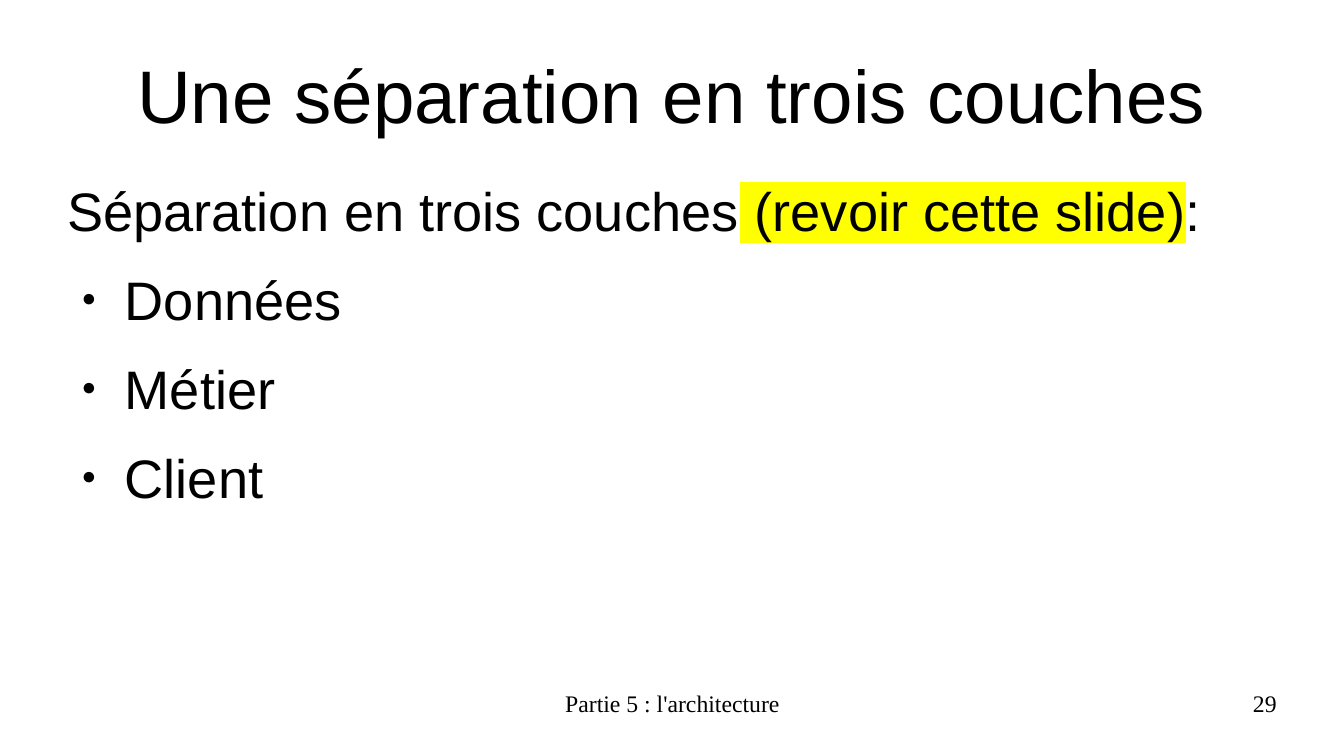
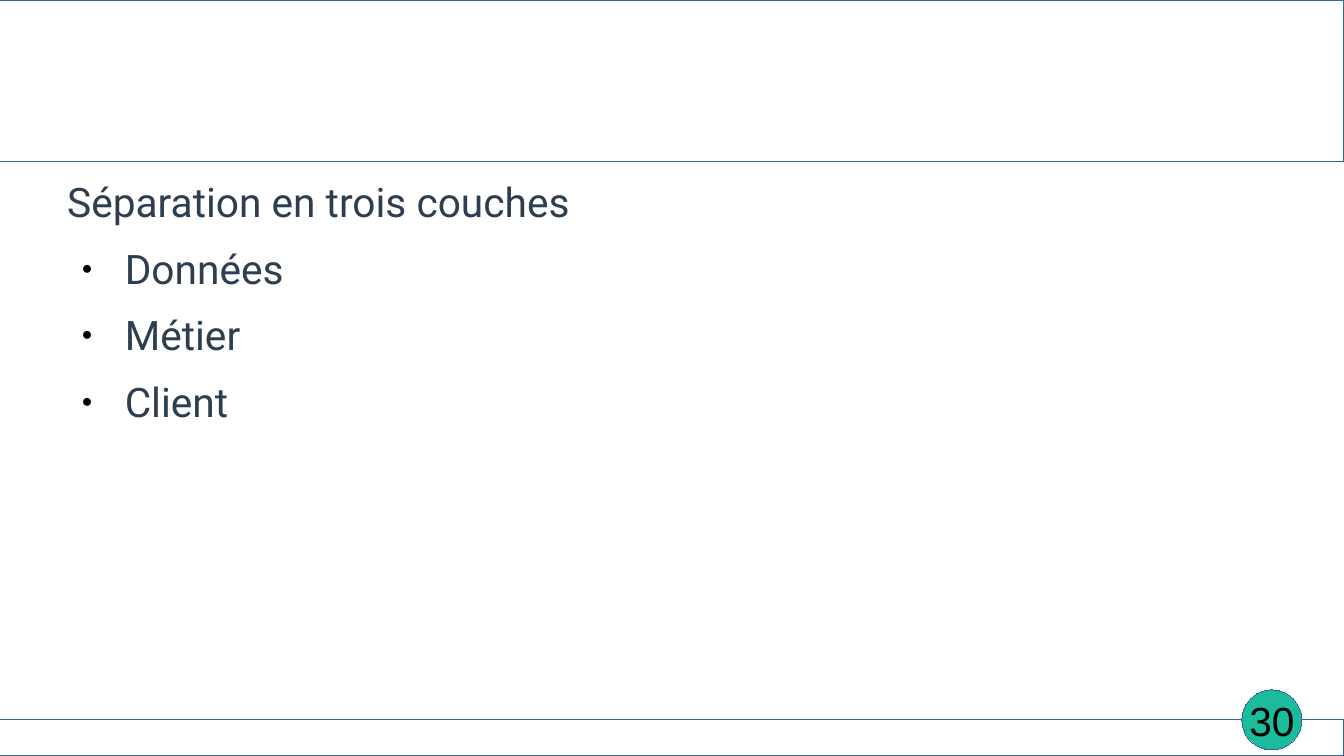
Before and after one commit to EmmaBroudic/Projet-Nooky, a slide deck: slide 30 of doc/Nooky4.odp (slide 29 before the commit). Drawn at 1344x756 pixels with LibreOffice and Linux fonts; fonts in the diff are those of the drawing. Boxes give left, top, right and bottom in pixels: in the first picture for what was removed or moved away, otherwise in the second. Text is boxed around its words. In the diff, an @@ line names an element or a change of style, - is before the commit and + after.

```diff
--- a/doc/Nooky4.odp
+++ b/doc/Nooky4.odp
@@ rectangle added at <box>0,0,1344,162</box>, outline #3465A4 0 pt @@
@@ title removed at <box>137,68,1205,137</box> @@
-Une séparation en trois couches
@@ text at <box>67,186,570,226</box>: text changed; size 32 to 24 pt; font Arial to Roboto; text colour #000000 to #2C3E50 @@
-Séparation en trois couches (revoir cette slide):
+Séparation en trois couches
@@ text at <box>125,253,284,418</box>: size 32 to 24 pt, font Arial to Roboto, text colour #000000 to #2C3E50 in "Données", "Métier", "Client"; less space between paragraphs @@
@@ ellipse added at <box>1243,690,1303,750</box>, fill #1ABC9C, outline #3465A4 0 pt @@
@@ page number added at <box>1249,707,1294,743</box>, 24 pt, text #000000 @@
+30
@@ page number removed at <box>1253,696,1277,713</box> @@
-29
@@ rectangle added at <box>0,721,1344,756</box>, outline #3465A4 0 pt @@
@@ text "Partie 5 : l'architecture": place and size @@
-text "Partie 5 : l'architecture" at <box>565,695,780,713</box>
+text "Partie 5 : l'architecture" at <box>508,755,836,756</box>
@@ text "Partie 5 : l'architecture" at <box>508,755,836,756</box>: size 14 to 18 pt, font Times New Roman to Karla, text colour #000000 to #FFFFFF, bold on @@
```
Also in this commit, not shown: 68 other slides changed, 9 slides added, 2 slides removed, 16 other files.
